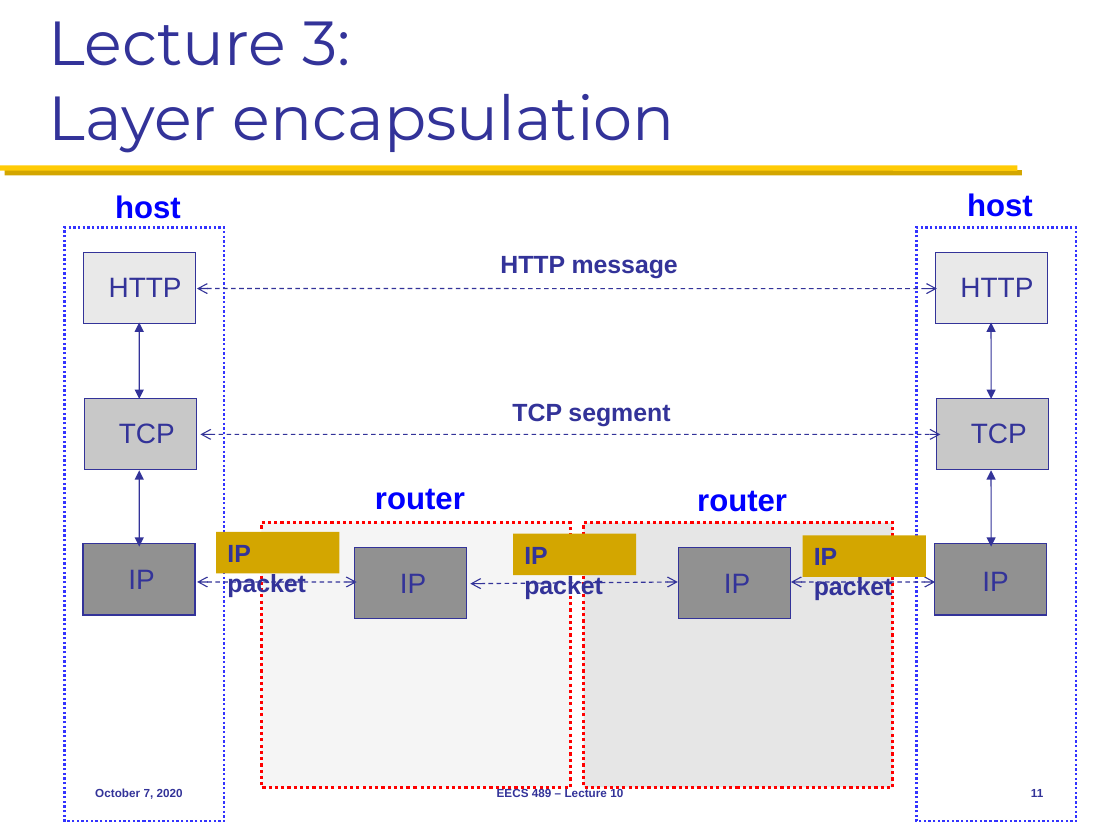
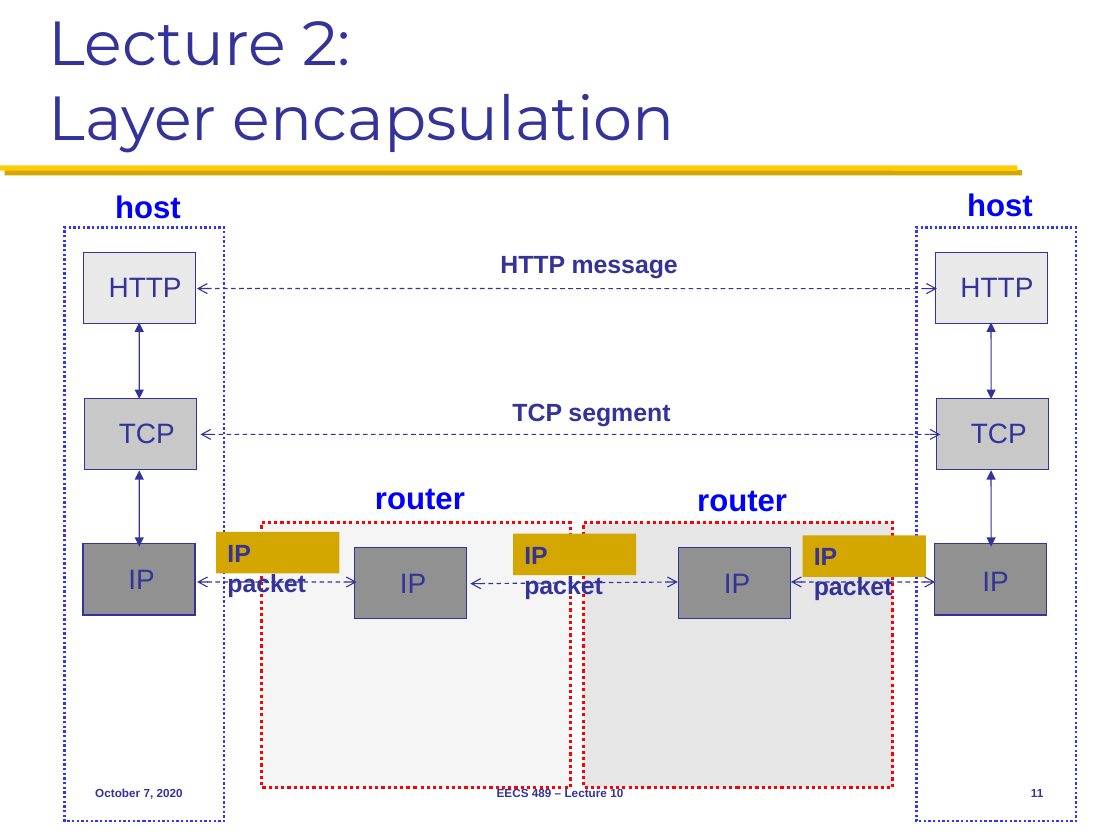
Before and after one commit to mosharaf/eecs489, a slide deck: slide 11 of Slides/100720.pptx. Drawn at 1120x840 pixels with LibreOffice and Linux fonts; fonts in the diff are those of the drawing. Boxes give left, top, right and bottom in pixels: in the first picture for what was removed or moved away, otherwise in the second. Text is boxed around its words. In the diff, an @@ line names an element or a change of style, - is before the commit and + after.

```diff
--- a/Slides/100720.pptx
+++ b/Slides/100720.pptx
@@ title at (x1=49, y1=21, x2=675, y2=153): text changed @@
-Lecture 3:
-Layer encapsulation
+Lecture 2:
+Layer encapsulation
```
Also in this commit, not shown: 2 other slides changed, 1 slide added.
